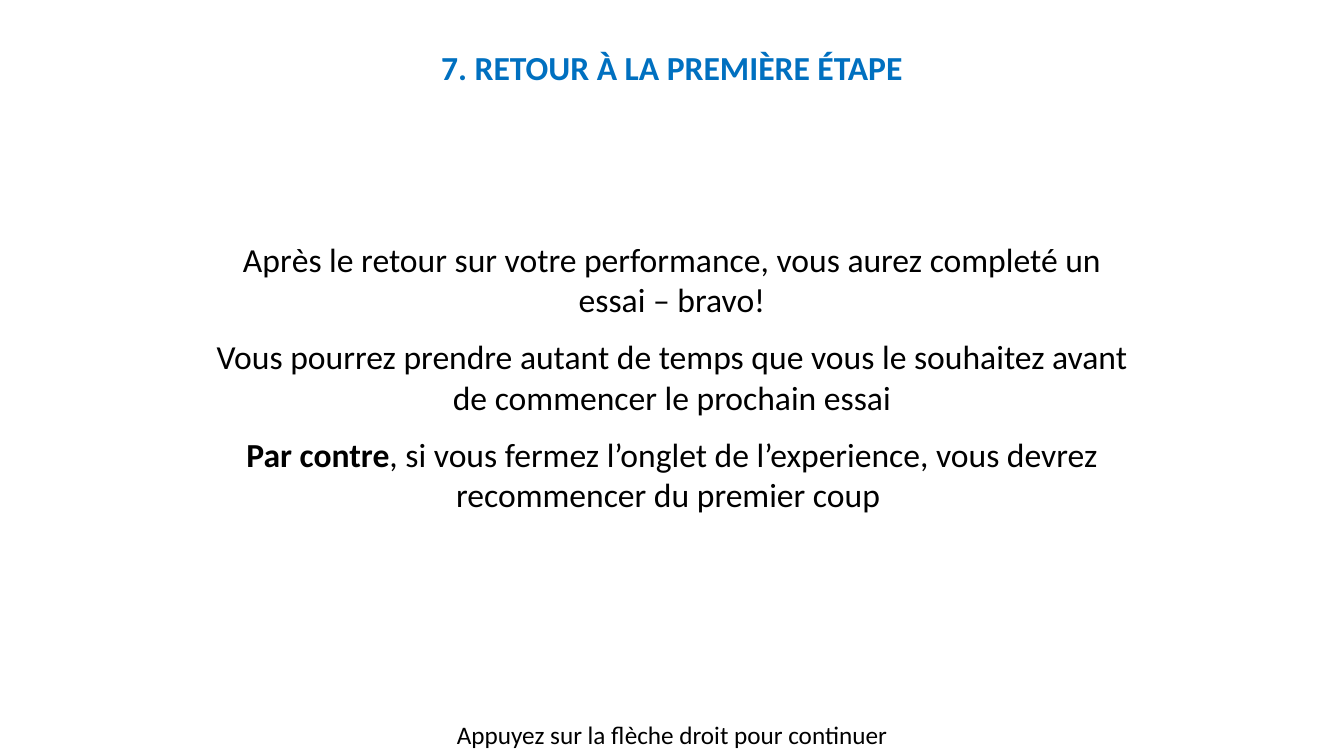
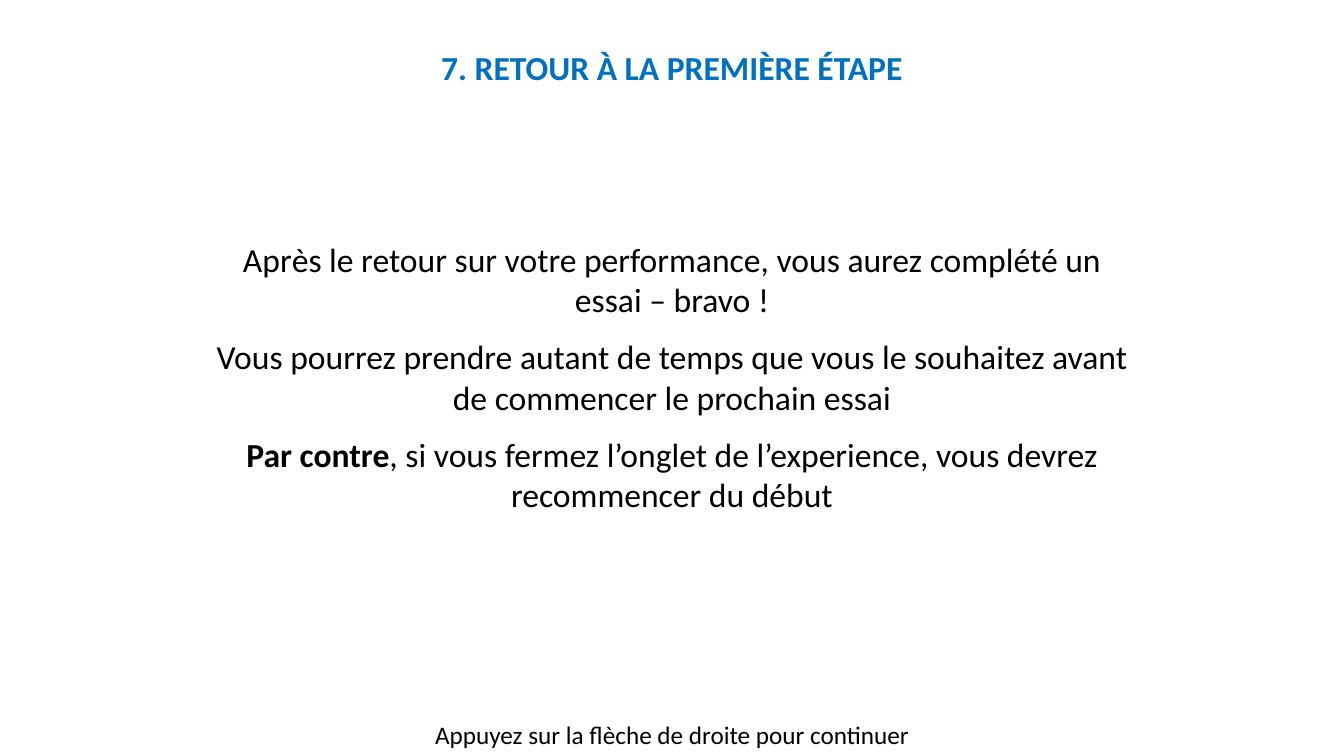
Before and after one commit to MBB-team/Online_Testing, a slide deck: slide 43 of src/Self_Efficacy/Stimuli/Instructions.pptx. Drawn at 1344x756 pixels with LibreOffice and Linux fonts; fonts in the diff are those of the drawing. Boxes give left, top, right and bottom in pixels: in the first picture for what was removed or moved away, otherwise in the second. Text is boxed around its words. In the diff, an @@ line names an element or a change of style, - is before the commit and + after.

```diff
--- a/src/Self_Efficacy/Stimuli/Instructions.pptx
+++ b/src/Self_Efficacy/Stimuli/Instructions.pptx
@@ text at box(243, 248, 1100, 313): text changed @@
-Après le retour sur votre performance, vous aurez completé un essai – bravo!
+Après le retour sur votre performance, vous aurez complété un essai – bravo !
@@ text at box(246, 443, 1097, 508): text changed @@
-Par contre, si vous fermez l’onglet de l’experience, vous devrez recommencer du premier coup
+Par contre, si vous fermez l’onglet de l’experience, vous devrez recommencer du début
@@ text at box(435, 726, 909, 748): text changed @@
-Appuyez sur la flèche droit pour continuer
+Appuyez sur la flèche de droite pour continuer
```
Also in this commit, not shown: 44 other slides changed, 45 other files.
